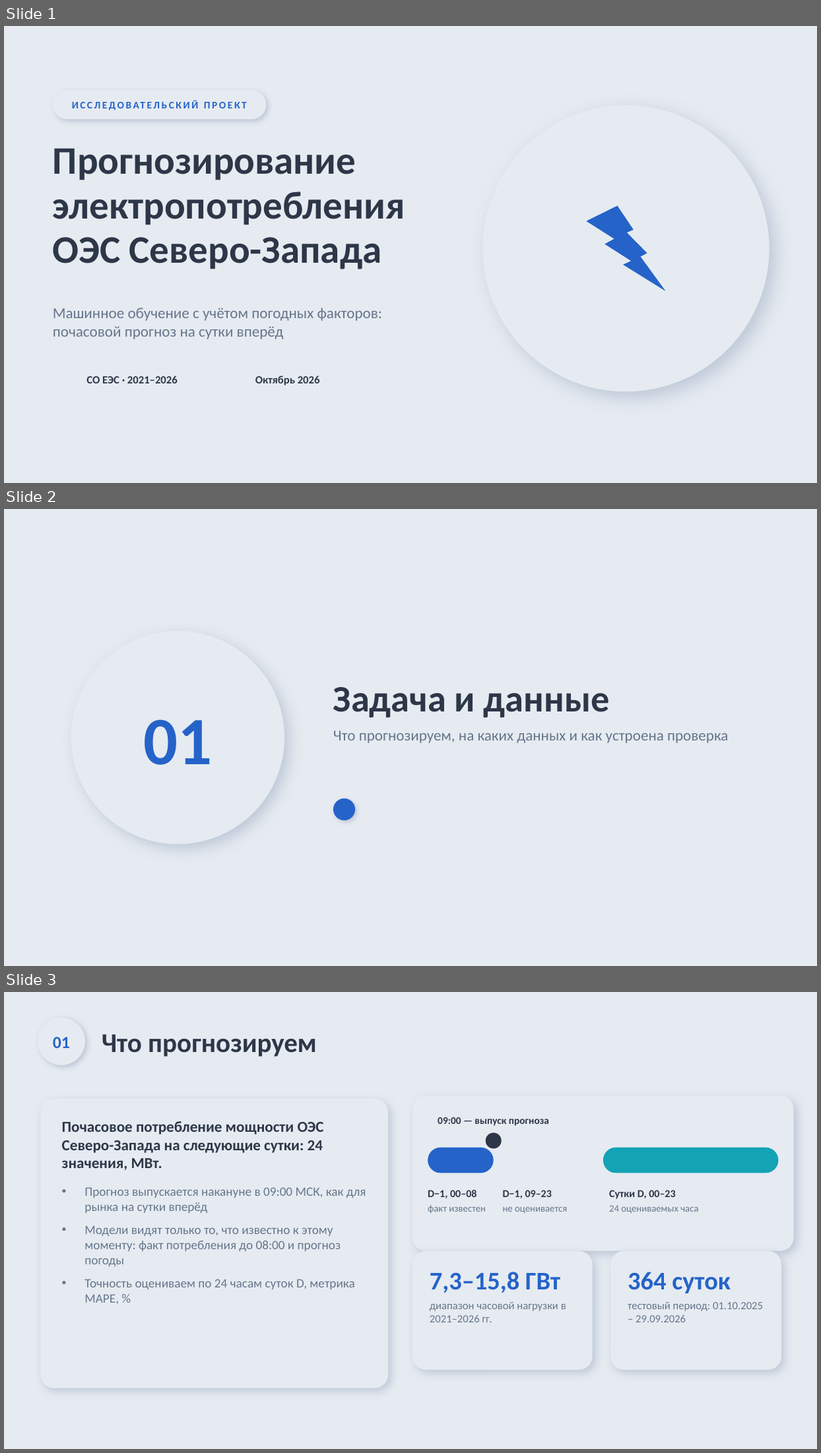
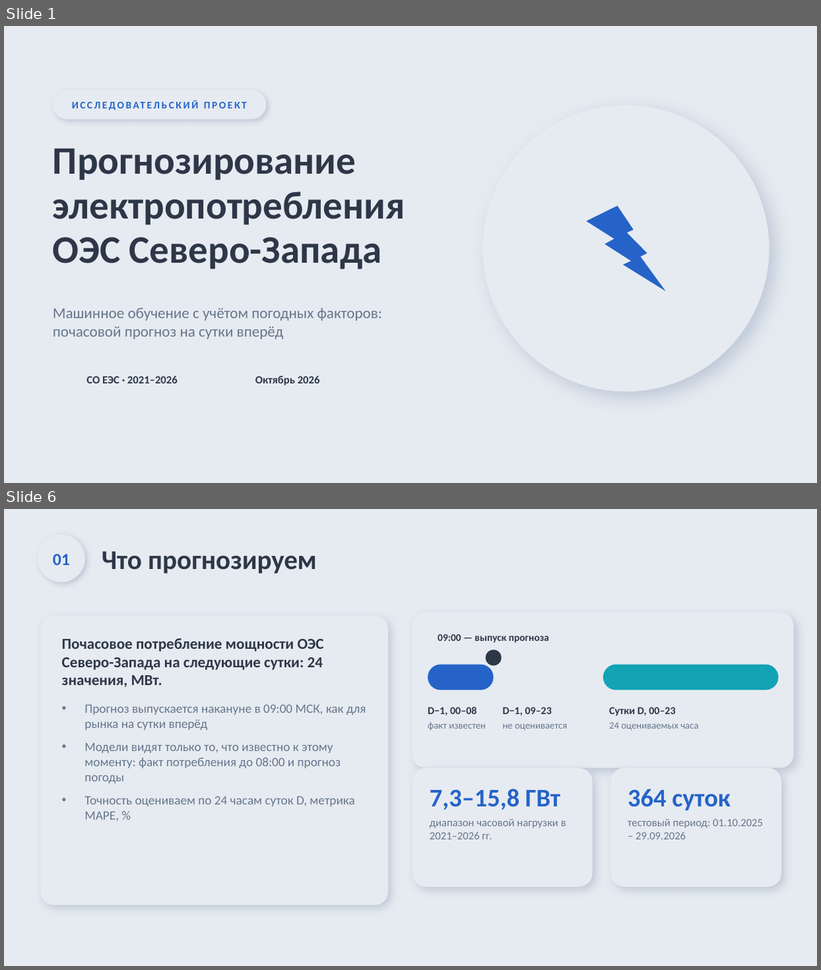
Before and after one commit to Nematzhanov/rosseti, a slide deck: deck/Прогноз потребления ОЭС СЗ — неоморфизм.pptx. Shown one above the other, each under a label of ours: slides 1, 2 and 3 before the commit, slides 1 and 6 after it; the slides between them are not shown. The pictures are 821x1453 and 821x970 pixels, drawn with LibreOffice and Linux fonts; fonts in the diff are those of the drawing. Boxes give left, top, right and bottom in pixels: in the first picture for what was removed or moved away, otherwise in the second. Text is boxed around its words. In the diff, an @@ line names an element or a change of style, - is before the commit and + after.

```diff
--- a/deck/Прогноз потребления ОЭС СЗ — неоморфизм.pptx
+++ b/deck/Прогноз потребления ОЭС СЗ — неоморфизм.pptx
@@ slide 2 removed at [4,509,817,966], background #E6EBF1 @@
@@ ellipse removed at [71,631,284,844] @@
@@ ellipse removed at [102,661,254,814] @@
@@ text removed at [333,687,610,718] @@
-Задача и данные
@@ text removed at [143,720,212,765] @@
-01
@@ text removed at [333,731,728,743] @@
-Что прогнозируем, на каких данных и как устроена проверка
@@ ellipse removed at [333,799,355,821] @@
@@ ellipse removed at [371,799,393,821] @@
@@ ellipse removed at [409,799,431,821] @@
@@ what was slide 3 is now slide 6 @@
```
Also in this commit, not shown: 5 slides changed, 6 slides added, 1 other slide removed, 5 other files.
